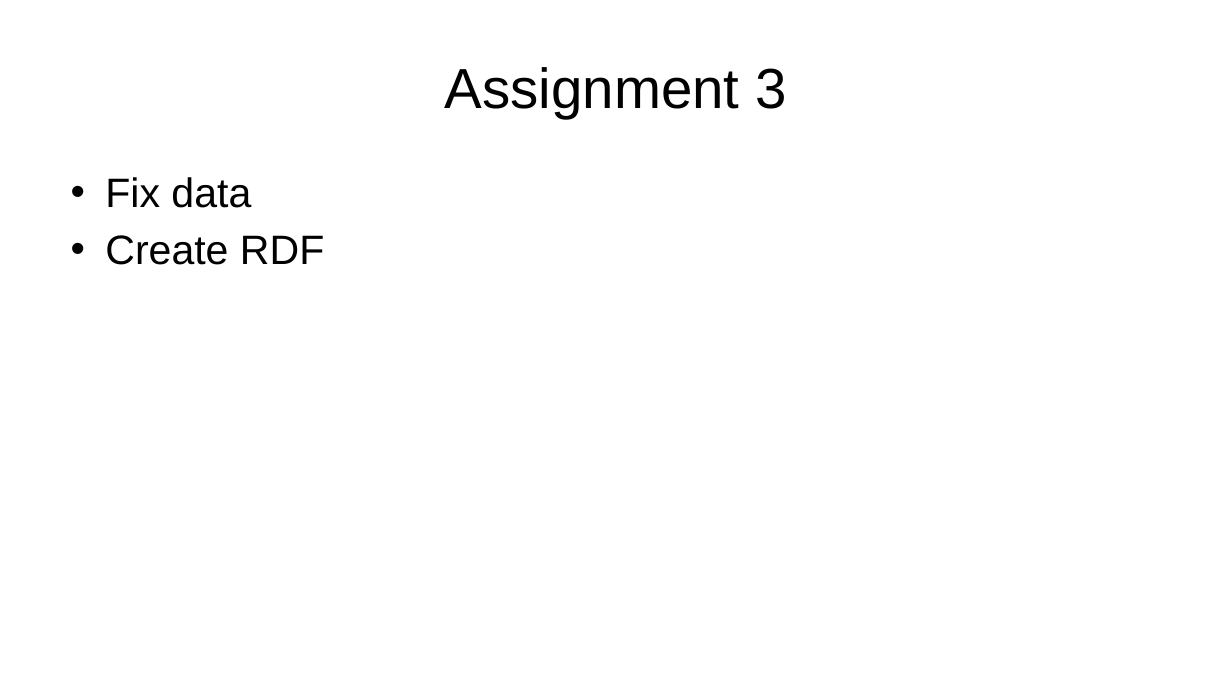
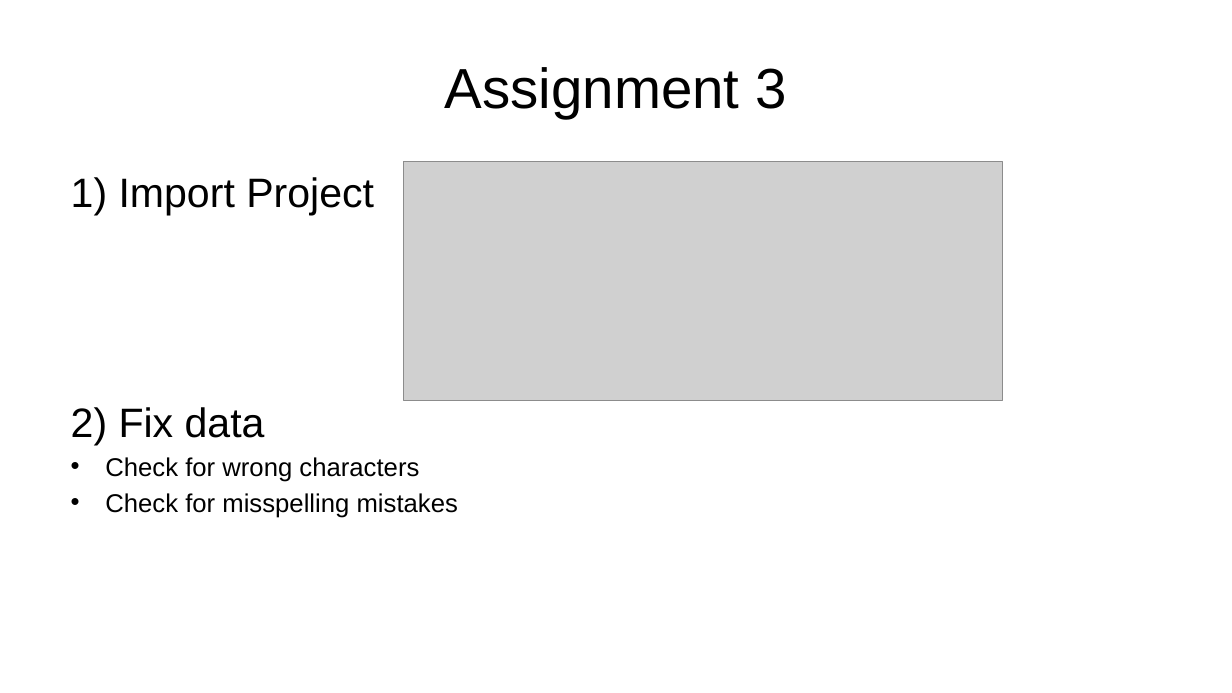
Before and after one commit to Antonio995/Share, a slide deck: slide 4 of Presentacion.pptx. Drawn at 1232x693 pixels with LibreOffice and Linux fonts; fonts in the diff are those of the drawing; grey boxes stand for pictures. Boxes give left, top, right and bottom in pixels: in the first picture for what was removed or moved away, otherwise in the second. Text is boxed around its words. In the diff, an @@ line names an element or a change of style, - is before the commit and + after.

Commit message:
PPTX con assignment 3

```diff
--- a/Presentacion.pptx
+++ b/Presentacion.pptx
@@ text at bbox=[71, 177, 458, 518]: text changed; size 32 to 20 pt @@
-• Fix data
-• Create RDF
+1) Import Project
+2) Fix data
+• Check for wrong characters
+• Check for misspelling mistakes
@@ picture added at bbox=[404, 162, 1003, 400] @@
```
Also in this commit, not shown: 1 slide added.
